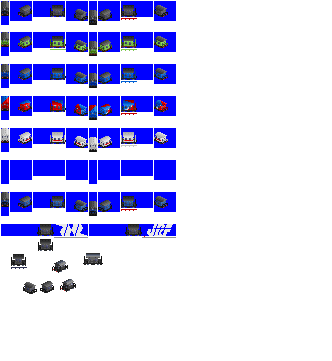
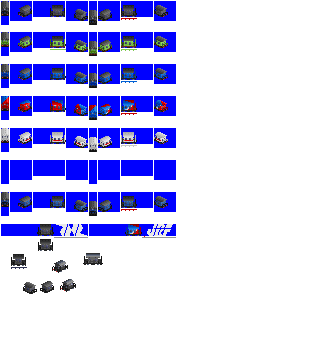
The second (332, 361) image is a revision of the first. Changes to its layers:
painted on "blue" over [126, 224, 141, 234]
